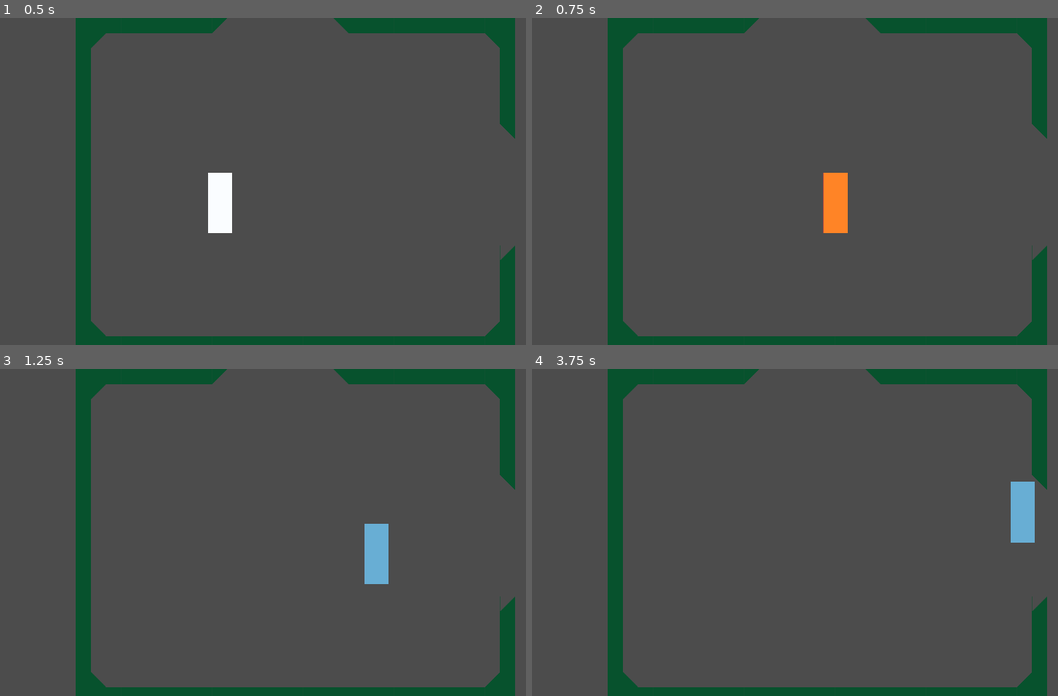
Above: before the commit, frames 1-4 (two rows, left to right).
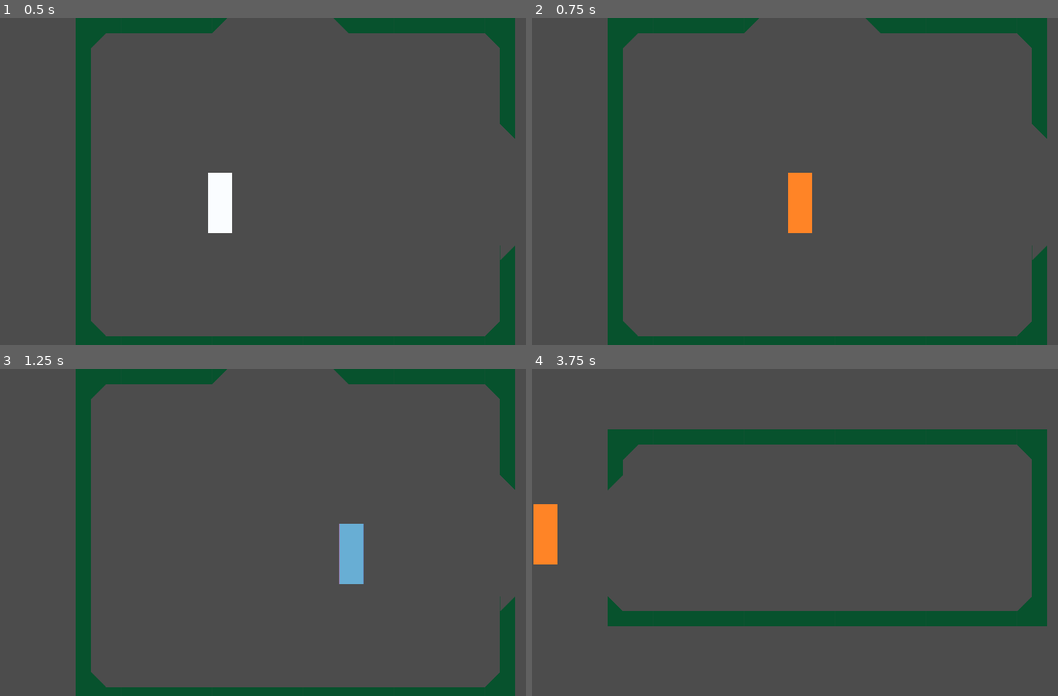
Above: after the commit, the same moments.

Repository: bl-rd/solitude
Game: Godot game, scene res://Src/Levels/Entrance.tscn
Two runs of this game, one before a commit and one after it. Both use one fixed random seed, a clock stepped at 60 frames per second and the inputs below.
Inputs:
- Up to frame 1 (0.5 s): no input
- Up to frame 2 (0.75 s): tap Enter at 0.5 s; hold Right (move_right) from 0.53 s (still down); tap A (move_dodge) at 0.6 s
- Up to frame 3 (1.25 s): keep holding Right (move_right)
- Up to frame 4 (3.75 s): release Right (move_right) at 1.28 s; hold Down (move_down) 1.28-2.03 s; tap A (move_dodge) every 0.75 s from 1.35 to 3.6 s; tap Space at 2 s; hold Right (move_right) 2.03-2.78 s; hold Up (move_up) 2.78-3.53 s; hold Left (move_left) from 3.53 s (still down)

Frame 1 is identical in both runs. In frame 2, 1.7% of the frame differs, in the area x 48-61%, y 47-66%; in frame 3, 1.7%; in frame 4, 18%, in the area x 0-98%, y 0-100%.

Commit message:
Do not use a tweening for dodging as collisions do not work!

Diff:
--- a/Src/Levels/Entrance.tscn
+++ b/Src/Levels/Entrance.tscn
@@ -21,7 +21,7 @@
 cell_size = Vector2( 50, 50 )
 cell_custom_transform = Transform2D( 50, 50, 0, 64, 0, 0 )
 format = 1
-tile_data = PoolIntArray( 5, 0, 0, 6, 0, 0, 7, 0, 0, 8, 0, 0, 9, 0 …(1136 unchanged characters)…
+tile_data = PoolIntArray( -131058, 0, 0, -131057, 0, 0, -131056, 0, 0, -131055, 0, 0, -131054, 0, 0, -131053, 0, 0, -131052, 0, 0, -131051, 0, 0, -131050, 0, 0, -65522, 0, 0, -65514, 0, 0, 5, 0, 0, 6, 0, 0, 7, 0, 0, 8, 0, 0, 9, 0 …(1136 unchanged characters)…
 
 [node name="ExitTop" type="Area2D" parent="."]
 position = Vector2( 926.086, 9.82274 )
--- a/Src/Player.gd
+++ b/Src/Player.gd
@@ -4,10 +4,14 @@
 const SPEED: = 300.0
 
 export var speed: = Global.PLAYER_SPEED
-export var dodge_speed: = Vector2(250, 0)
+
+export var dodge_speed: = Vector2(1000, 0)
+var dodge_direction: = Vector2.ZERO
+var dodge_started = false
+var can_dodge: = true
+
 var _velocity: = Vector2.ZERO
 var _state = STATE.IDLE
-var _can_dodge: = true
 
 enum STATE {
 	IDLE,
@@ -22,7 +26,7 @@
 
 
 func _physics_process(delta: float) -> void:
-	if Input.is_action_just_pressed("move_dodge") and _can_dodge:
+	if Input.is_action_just_pressed("move_dodge") and can_dodge:
 		_switch_state(STATE.DODGE)
 
 	_handle_state()
@@ -64,14 +68,12 @@
 				_switch_state(STATE.IDLE)
 		STATE.DODGE:
 			$Animation.play("dodge")
-			if !$DodgeTween.is_active():
-				var direction: = get_direction()
-				var dodge_vec: = direction * dodge_speed.x if direction != Vector2.ZERO else dodge_speed
-				$DodgeTween.interpolate_property(self, "position",
-					self.position, self.position + dodge_vec, 0.1,
-					Tween.TRANS_LINEAR, Tween.EASE_IN_OUT)
-				$DodgeTween.start()
-				_can_dodge = false
+			if can_dodge:
+				var dir = get_direction()
+				dodge_direction = dir * dodge_speed.x if dir != Vector2.ZERO else dodge_speed
+				$DodgeTimer.start()
+			can_dodge = false
+			_velocity = move_and_slide(dodge_direction)
 
 
 # Helper function to determine if any move button is being pressed
@@ -84,13 +86,21 @@
 
 
 # Handle what happens when the dodge tween is finished.
-# Start a timer to prevent instantaneous dodging!!
 func _on_DodgeTween_tween_all_completed() -> void:
 	_switch_state(STATE.IDLE)
 	$DodgeTimer.start()
 
 
-# Let the player dodge again
+# Stop the dodge
+# Start a timer to prevent instantaneous dodging!!
 func _on_DodgeTimer_timeout() -> void:
 	$DodgeTimer.stop()
-	_can_dodge = true
+	$DodgeReset.start()
+#	can_dodge = true
+	_switch_state(STATE.IDLE)
+
+
+# Allow the player to dodge again after some time
+func _on_DodgeReset_timeout() -> void:
+	$DodgeReset.stop()
+	can_dodge = true
--- a/Src/Player.tscn
+++ b/Src/Player.tscn
@@ -77,6 +77,10 @@
 [node name="DodgeTween" type="Tween" parent="."]
 
 [node name="DodgeTimer" type="Timer" parent="."]
+wait_time = 0.2
+
+[node name="DodgeReset" type="Timer" parent="."]
 wait_time = 0.5
 [connection signal="tween_all_completed" from="DodgeTween" to="." method="_on_DodgeTween_tween_all_completed"]
 [connection signal="timeout" from="DodgeTimer" to="." method="_on_DodgeTimer_timeout"]
+[connection signal="timeout" from="DodgeReset" to="." method="_on_DodgeReset_timeout"]
